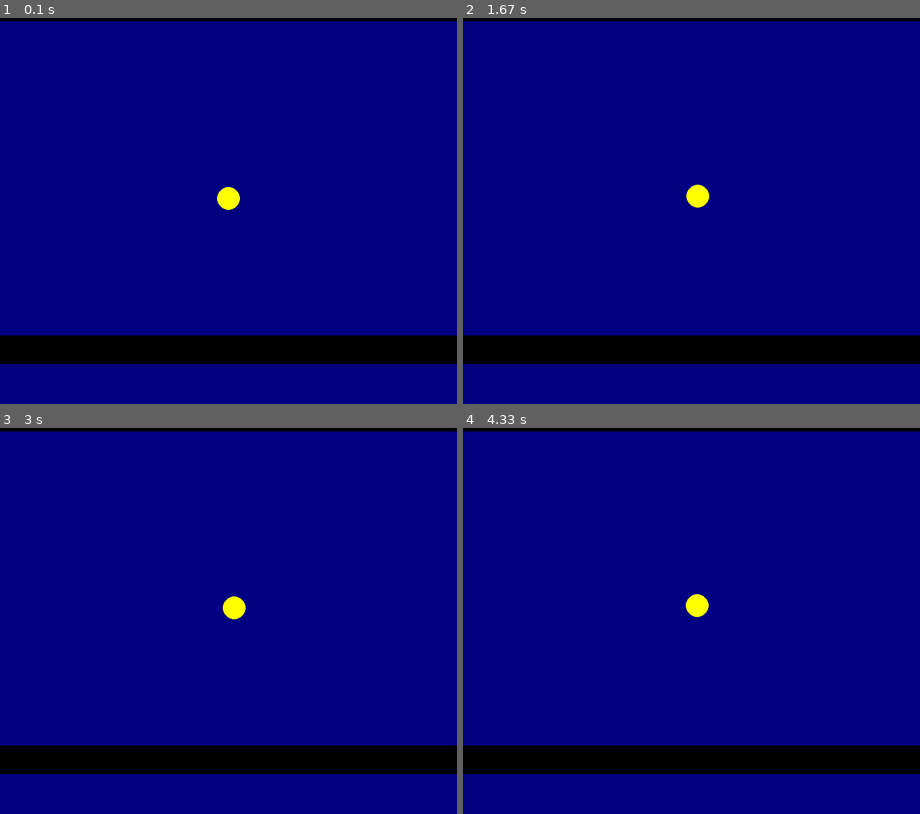
Above: before the commit, frames 1-4 (two rows, left to right).
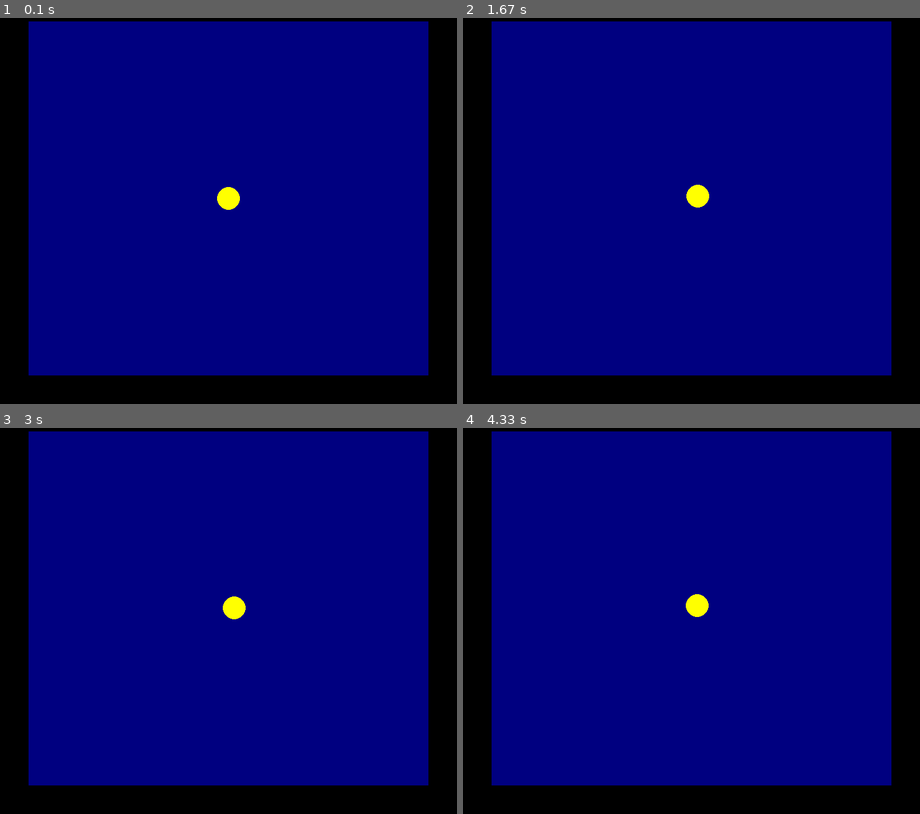
Above: after the commit, the same moments.

Repository: deinol18/pacmanJeff
Game: pygame game, started from prueba 2.py
The game is run twice, just before and just after one commit, with the same random seed, the same clock (stepped at 60 frames per second) and the same inputs.
Inputs:
- Up to frame 1 (0.1 s): no input
- Up to frame 2 (1.67 s): hold M 0.33-0.8 s; hold Right 0.33-0.8 s; hold Right 0.83-1.3 s; hold Up 1.33-1.63 s
- Up to frame 3 (3 s): hold Right 1.67-2.13 s; hold Left 2.17-2.7 s; hold Down from 2.73 s (still down)
- Up to frame 4 (4.33 s): release Down at 3.03 s; hold Left 3.07-3.47 s; hold Up 3.5-3.87 s; hold Right from 3.9 s (still down)

The runs differ from the first frame. In frame 1, 24% of the frame differs, in the area x 0-100%, y 0-100%; in frame 2, 24%; in frame 3, 24%; in frame 4, 24%.

Commit message:
matriz 40x36

Diff:
--- a/prueba 2.py
+++ b/prueba 2.py
@@ -5,7 +5,7 @@
 ALTO_VENTANA = 720
 
 pygame.init()
-
+matriz = [[0] * 36 for _ in range(40)]
 
 class Bola:
     def __init__(self, ventana, x, y, radio, velocidad):
@@ -29,8 +29,8 @@
         if teclas[pygame.K_RIGHT]:
             x_siguiente += self.velocidad
 
-        if teclas[pygame.K_SPACE]:
-            print(int(self.x), int(self.y))
+        #if teclas[pygame.K_SPACE]:
+         #   print((int(self.x)//10)/2, (int(self.y)//10)/2)
 
 
         # Verificar colisión con los bordes de la ventana
@@ -69,11 +69,21 @@
         self.alto = alto
         self.ventana = pygame.display.set_mode((ancho, alto))
         pygame.display.set_caption("Mueve la bola")
+        self.imprimir_una_vez = True  # Variable para imprimir una sola vez
+        self.tecla_m_presionada = False  # Variable para rastrear el estado de la tecla M
 
-
+    def imprimir_matriz(self):
+        # Aquí debes definir la lógica para imprimir la matriz
+        # Por ejemplo, puedes iterar sobre la matriz y mostrar sus valores en la consola
+        if self.imprimir_una_vez:
+            for fila in range(40):
+                for columna in range(36):
+                    print(matriz[fila][columna], end=" ")
+                print()
+            self.imprimir_una_vez = False  # Restablecer la variable
 
     def ejecutar(self):
-        objetos_negros = [(0, 0, 800, 50), (0, 600, 800, 50), ]  # Ejemplo de objetos negros
+        objetos_negros = [(0, 0, 800, 50), (0, 670, 800, 50), (0, 0, 50, 720), (750, 0, 50, 720)]
 
         bola = Bola(self.ventana, 20, self.alto - 20, 20, 0.2)
 
@@ -85,10 +95,16 @@
 
             teclas = pygame.key.get_pressed()
 
+            if teclas[pygame.K_m] and not self.tecla_m_presionada:
+                self.imprimir_matriz()
+                print(f"Posición de la bola: ({bola.x}, {bola.y})")
+                self.tecla_m_presionada = True
+            elif not teclas[pygame.K_m]:
+                self.tecla_m_presionada = False
+
             bola.mover(teclas, objetos_negros)
 
             self.ventana.fill((0, 0, 128))
-
 
             # Dibujar objetos negros
             for objeto in objetos_negros:
@@ -98,9 +114,6 @@
 
             pygame.display.update()
 
-
-
 if __name__ == "__main__":
-
     juego = Juego(800, 720)
     juego.ejecutar()
